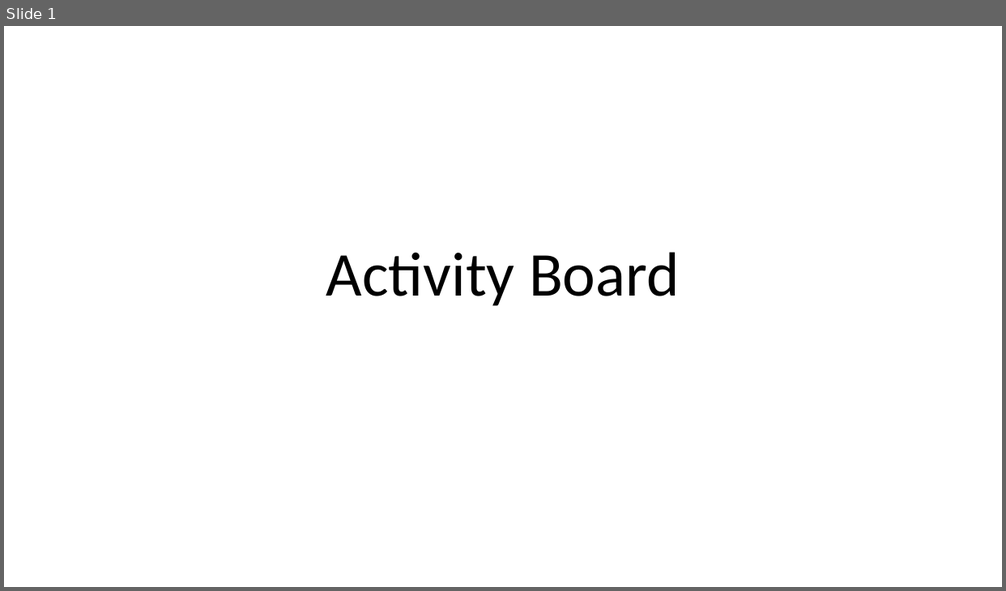
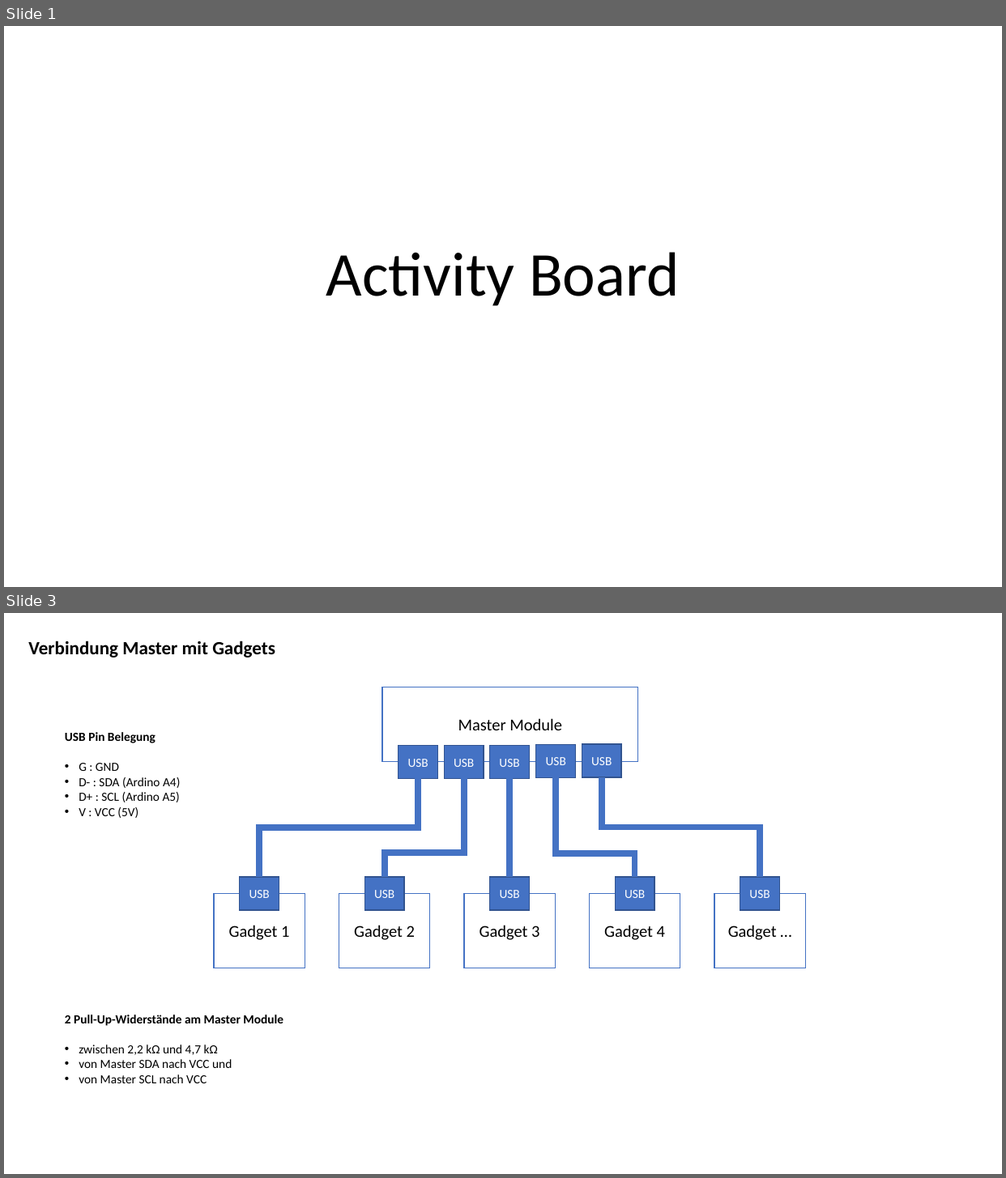
Before and after one commit to jeskes/activityboard, a slide deck: Activityboard.pptx. Shown one above the other, each under a label of ours: slide 1 before the commit, slides 1 and 3 after it; the slides between them are not shown. The pictures are 1006x591 and 1006x1178 pixels, drawn with LibreOffice and Linux fonts; fonts in the diff are those of the drawing. Boxes give left, top, right and bottom in pixels: in the first picture for what was removed or moved away, otherwise in the second. Text is boxed around its words. In the diff, an @@ line names an element or a change of style, - is before the commit and + after.

Commit message:
rework master layout

```diff
--- a/Activityboard.pptx
+++ b/Activityboard.pptx
@@ slide 3 added at [4, 613, 1002, 1174], background #FFFFFF @@
@@ title added at [28, 641, 275, 658], 18 pt, text #000000, bold @@
+Verbindung Master mit Gadgets
@@ text added at [65, 732, 180, 818], 12 pt, text #000000 @@
+USB Pin Belegung
+• G : GND
+• D- : SDA (Ardino A4)
+• D+ : SCL (Ardino A5)
+• V : VCC (5V)
@@ group added at [382, 687, 638, 778]: 6 rectangles @@
+Master Module
+USB
+USB
+USB
+USB
+USB
@@ elbow line added from (418, 778) to (259, 877), #4472C4 6 pt @@
@@ elbow line added from (463, 778) to (385, 877), #4472C4 6 pt @@
@@ elbow line added from (509, 778) to (510, 877), #4472C4 6 pt @@
@@ elbow line added from (556, 777) to (635, 877), #4472C4 6 pt @@
@@ elbow line added from (602, 777) to (760, 877), #4472C4 6 pt @@
@@ rectangle added at [240, 877, 279, 910], fill #4472C4, outline #325491 1 pt, 12 pt, text #FFFFFF @@
+USB
@@ rectangle added at [364, 877, 404, 910], fill #4472C4, outline #325491 1 pt, 12 pt, text #FFFFFF @@
+USB
@@ rectangle added at [490, 877, 530, 910], fill #4472C4, outline #325491 1 pt, 12 pt, text #FFFFFF @@
+USB
@@ rectangle added at [615, 877, 654, 910], fill #4472C4, outline #325491 1 pt, 12 pt, text #FFFFFF @@
+USB
@@ rectangle added at [740, 877, 780, 910], fill #4472C4, outline #325491 1 pt, 12 pt, text #FFFFFF @@
+USB
@@ rectangle added at [214, 894, 305, 969], fill #FFFFFF, outline #4472C4 1 pt, 16 pt, text #000000 @@
+Gadget 1
@@ rectangle added at [339, 894, 430, 969], fill #FFFFFF, outline #4472C4 1 pt, 16 pt, text #000000 @@
+Gadget 2
@@ rectangle added at [464, 894, 555, 969], fill #FFFFFF, outline #4472C4 1 pt, 16 pt, text #000000 @@
+Gadget 3
@@ rectangle added at [590, 894, 680, 969], fill #FFFFFF, outline #4472C4 1 pt, 16 pt, text #000000 @@
+Gadget 4
@@ rectangle added at [714, 894, 805, 969], fill #FFFFFF, outline #4472C4 1 pt, 16 pt, text #000000 @@
+Gadget …
@@ text added at [65, 1015, 283, 1084], 12 pt, text #000000 @@
+2 Pull-Up-Widerstände am Master Module
+• zwischen 2,2 kΩ und 4,7 kΩ
+• von Master SDA nach VCC und
+• von Master SCL nach VCC
```
Also in this commit, not shown: 3 slides changed, 3 other slides added, 6 other files.
